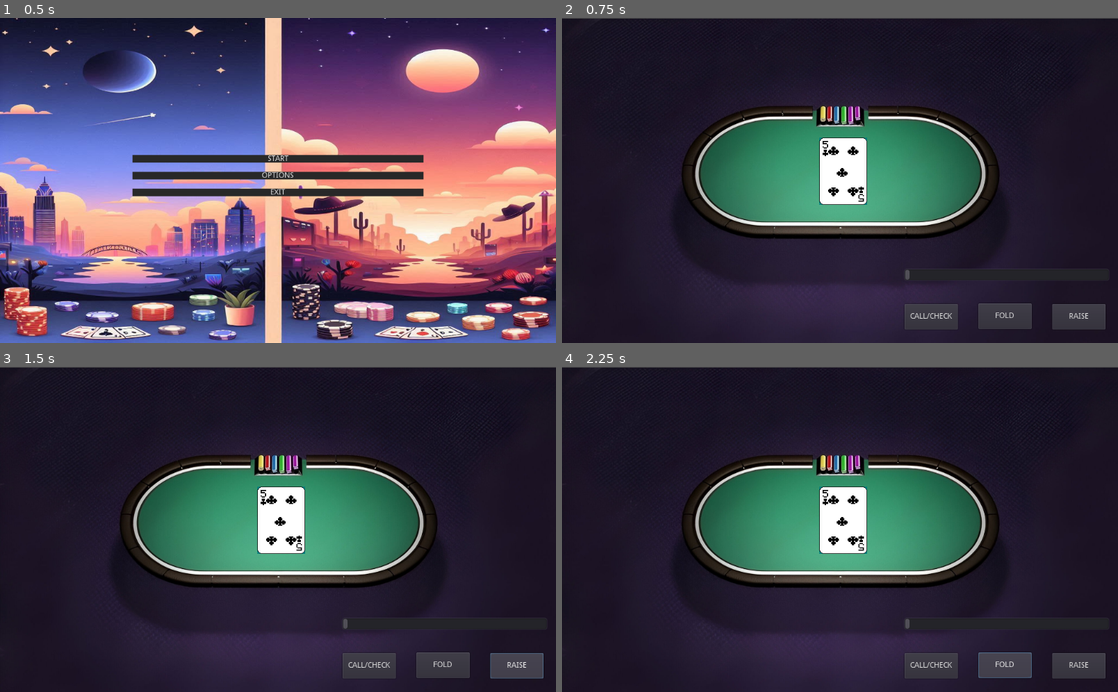
Above: before the commit, frames 1-4 (two rows, left to right).
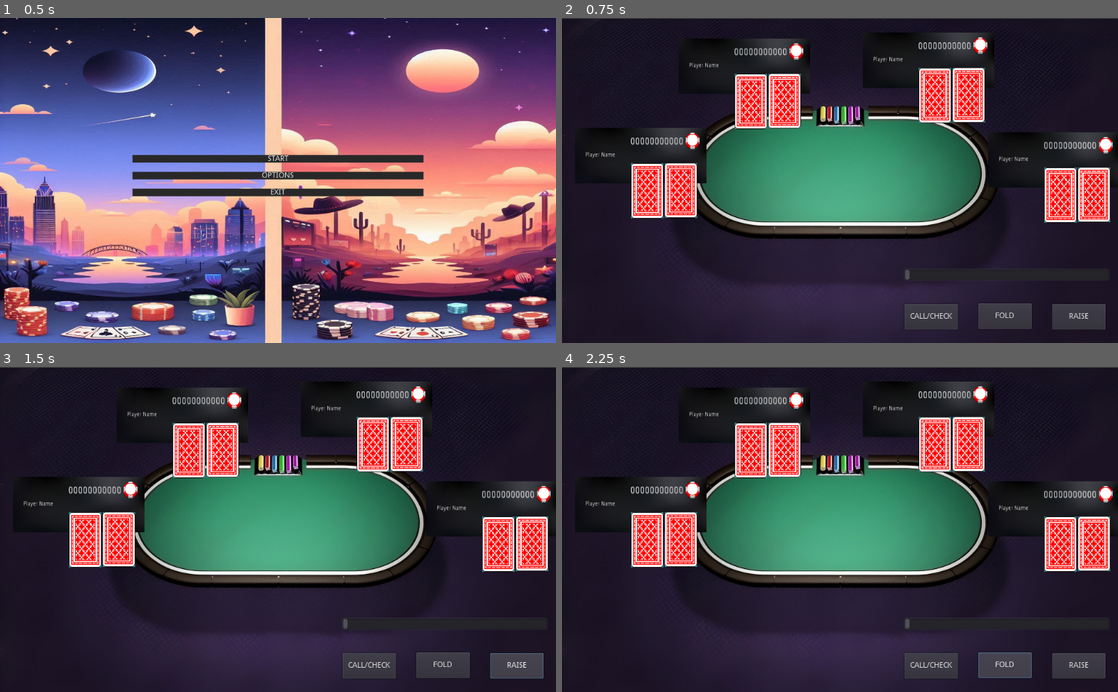
Above: after the commit, the same moments.

Repository: Jesusaez/PokerWithFriends_Game
Game: Godot game, scene res://escenas/Menu.tscn
The game is run twice, just before and just after one commit, with the same random seed, the same clock (stepped at 60 frames per second) and the same inputs.
Inputs:
- Up to frame 1 (0.5 s): no input
- Up to frame 2 (0.75 s): click "START" at 0.5 s
- Up to frame 3 (1.5 s): click "RAISE" at 1.25 s
- Up to frame 4 (2.25 s): click "FOLD" at 2 s

Frame 1 is identical in both runs. In frame 2, 13% of the frame differs, in the area x 4-100%, y 4-64%; in frame 3, 13%; in frame 4, 13%.

Commit message:
Añadir Interfaz Enemiga

Diff:
--- a/Scripts/Carta.gd
+++ /dev/null
@@ -1,3 +0,0 @@
-extends Sprite
-
-var img = "res://Assets/cartas_sueltas/Clubs/tile000.png"
--- a/escenas/Carta.tscn
+++ /dev/null
@@ -1,6 +0,0 @@
-[gd_scene load_steps=2 format=2]
-
-[ext_resource path="res://Scripts/Carta.gd" type="Script" id=1]
-
-[node name="Sprite" type="Sprite"]
-script = ExtResource( 1 )
--- a/escenas/Gamse.gd
+++ b/escenas/Gamse.gd
@@ -1,3 +1 @@
 extends Node2D
-func _ready():
-	$Sprite.texture = load("res://Assets/cartas_sueltas/Clubs/tile004.png")
--- a/escenas/Gamse.tscn
+++ b/escenas/Gamse.tscn
@@ -2,7 +2,7 @@
 
 [ext_resource path="res://escenas/InterfazBets.tscn" type="PackedScene" id=1]
 [ext_resource path="res://Assets/maps/Poker_table.png" type="Texture" id=2]
-[ext_resource path="res://escenas/Carta.tscn" type="PackedScene" id=3]
+[ext_resource path="res://escenas/InterfazEnemy.tscn" type="PackedScene" id=3]
 [ext_resource path="res://escenas/Gamse.gd" type="Script" id=4]
 
 [node name="Node2D" type="Node2D"]
@@ -27,5 +27,30 @@
 anchor_right = 0.5
 anchor_bottom = 0.5
 
-[node name="Sprite" parent="." instance=ExtResource( 3 )]
-position = Vector2( 518, 283 )
+[node name="Interfaz Enemy" parent="." instance=ExtResource( 3 )]
+margin_left = 554.0
+margin_top = 27.0
+margin_right = 554.0
+margin_bottom = 27.0
+rect_scale = Vector2( 0.678482, 0.817412 )
+
+[node name="Interfaz Enemy2" parent="." instance=ExtResource( 3 )]
+margin_left = 215.0
+margin_top = 38.0
+margin_right = 215.0
+margin_bottom = 38.0
+rect_scale = Vector2( 0.678482, 0.817412 )
+
+[node name="Interfaz Enemy3" parent="." instance=ExtResource( 3 )]
+margin_left = 785.0
+margin_top = 211.0
+margin_right = 785.0
+margin_bottom = 211.0
+rect_scale = Vector2( 0.678482, 0.817412 )
+
+[node name="Interfaz Enemy4" parent="." instance=ExtResource( 3 )]
+margin_left = 24.0
+margin_top = 203.0
+margin_right = 24.0
+margin_bottom = 203.0
+rect_scale = Vector2( 0.678482, 0.817412 )
--- /dev/null
+++ b/escenas/InterfazEnemy.tscn
@@ -0,0 +1,55 @@
+[gd_scene load_steps=4 format=2]
+
+[ext_resource path="res://Assets/Interfaz/fondo.png" type="Texture" id=1]
+[ext_resource path="res://Assets/DesdeArriba/Chips/chip_No_Background.png" type="Texture" id=2]
+[ext_resource path="res://Assets/cartas_sueltas/red.png" type="Texture" id=3]
+
+[node name="Control" type="Control"]
+anchor_right = 1.0
+anchor_bottom = 1.0
+
+[node name="Background" type="TextureRect" parent="."]
+margin_right = 357.0
+margin_bottom = 125.0
+texture = ExtResource( 1 )
+expand = true
+
+[node name="Chips" type="Label" parent="Background"]
+margin_left = 150.0
+margin_top = 20.0
+margin_right = 238.0
+margin_bottom = 34.0
+rect_scale = Vector2( 1.64, 1.6 )
+text = "00000000000"
+
+[node name="Player_Name" type="Label" parent="Background"]
+margin_left = 28.0
+margin_top = 54.0
+margin_right = 109.0
+margin_bottom = 68.0
+text = "Player Name"
+
+[node name="Chip_img" type="TextureRect" parent="Background"]
+margin_left = 299.0
+margin_top = 10.0
+margin_right = 339.0
+margin_bottom = 49.0
+texture = ExtResource( 2 )
+expand = true
+stretch_mode = 1
+
+[node name="Behind_Card1" type="TextureRect" parent="Background"]
+margin_left = 152.0
+margin_top = 80.0
+margin_right = 240.0
+margin_bottom = 204.0
+texture = ExtResource( 3 )
+stretch_mode = 1
+
+[node name="Behind_Card2" type="TextureRect" parent="Background"]
+margin_left = 243.0
+margin_top = 79.0
+margin_right = 331.0
+margin_bottom = 203.0
+texture = ExtResource( 3 )
+stretch_mode = 1
Binary file added: Assets/DesdeArriba/Chips/chip_No_Background.png
Not shown, added: Assets/DesdeArriba/Chips/chip_No_Background.png.import
Binary file added: Assets/Interfaz/fondo.png
Not shown, added: Assets/Interfaz/fondo.png.import
Binary file added: Assets/cartas_sueltas/blue.png
Not shown, added: Assets/cartas_sueltas/blue.png.import
Binary file added: Assets/cartas_sueltas/red.png
Not shown, added: Assets/cartas_sueltas/red.png.import
